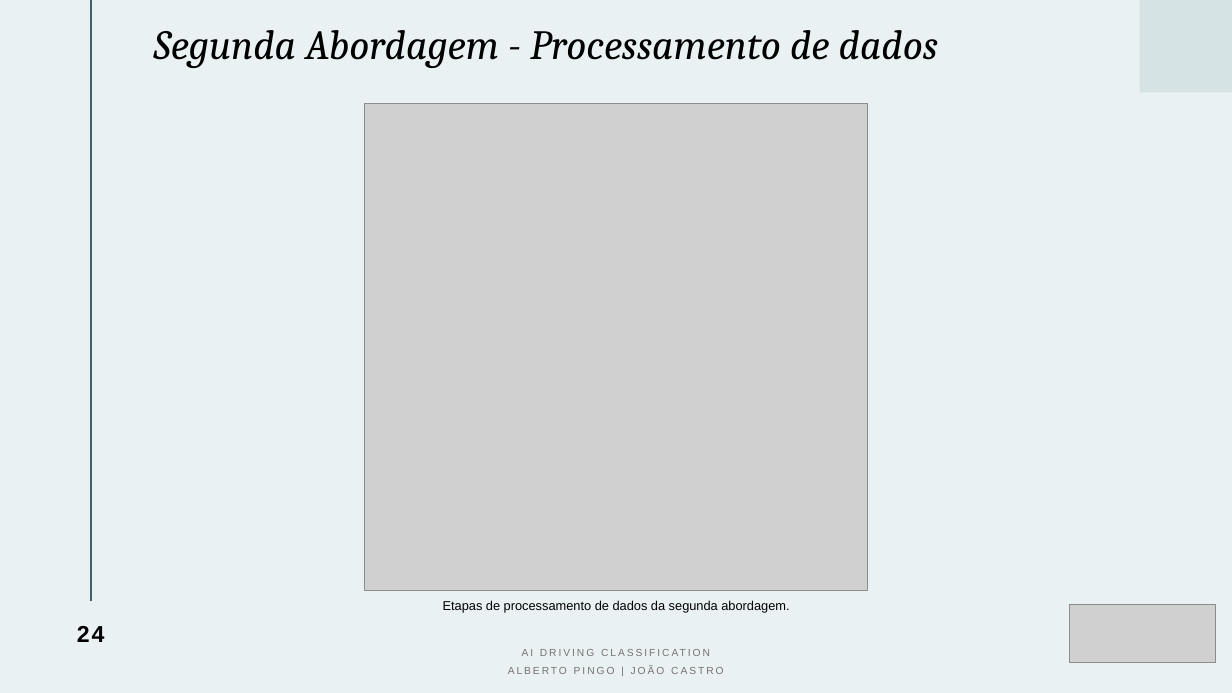
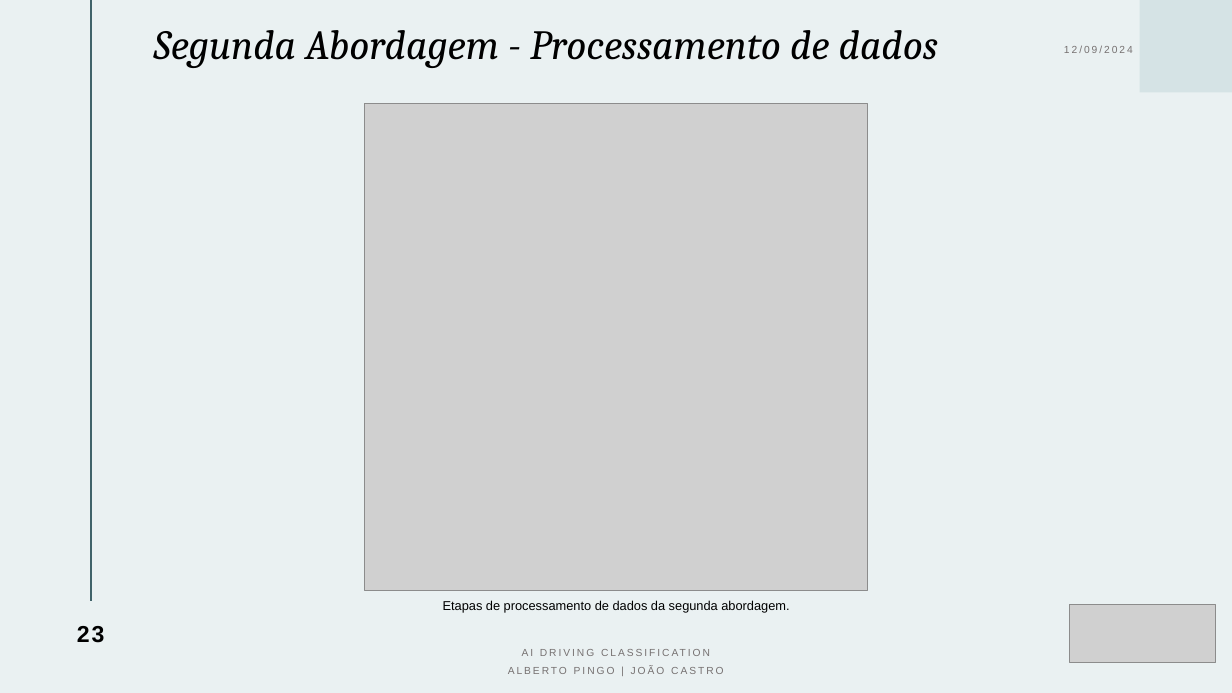
Before and after one commit to albertopingo/AI-driving-classification_FinalProject_CEng, a slide deck: slide 23 of ProjInf_AI_Driving_Classification.pptx (slide 24 before the commit). Drawn at 1232x693 pixels with LibreOffice and Linux fonts; fonts in the diff are those of the drawing; grey boxes stand for pictures. Boxes give left, top, right and bottom in pixels: in the first picture for what was removed or moved away, otherwise in the second. Text is boxed around its words. In the diff, an @@ line names an element or a change of style, - is before the commit and + after.

```diff
--- a/ProjInf_AI_Driving_Classification.pptx
+++ b/ProjInf_AI_Driving_Classification.pptx
@@ text added at [1064,45,1133,53], 8 pt, text #767171 @@
+12/09/2024
@@ page number at [77,626,105,643]: text changed @@
-24
+23
```
Also in this commit, not shown: 30 other slides changed, 1 slide removed.
